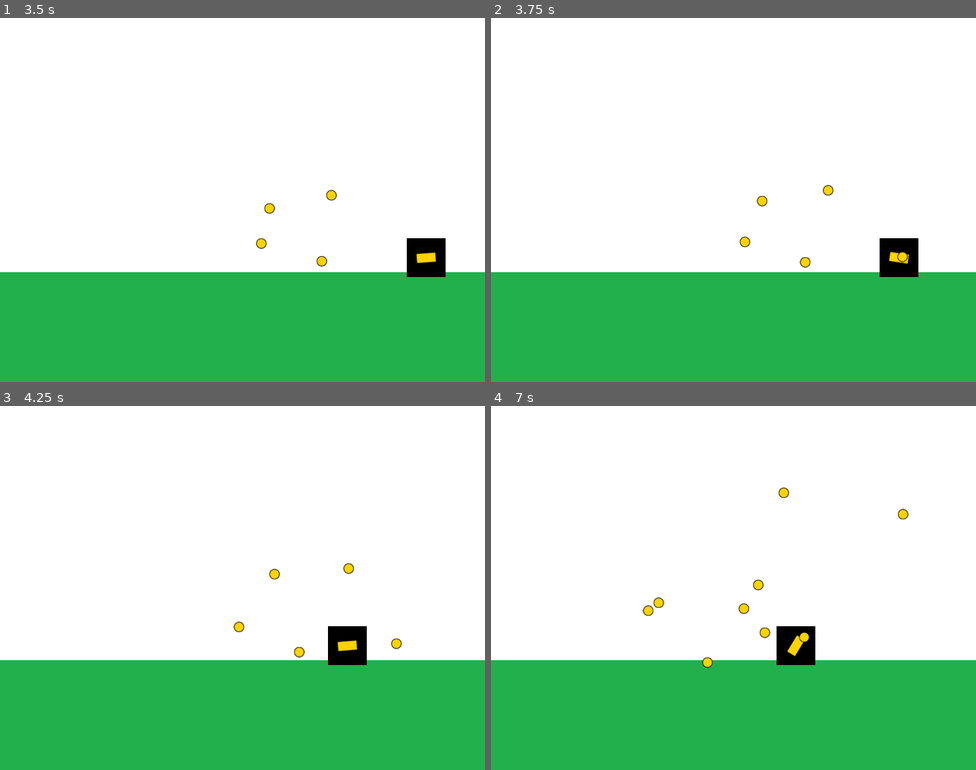
Above: before the commit, frames 1-4 (two rows, left to right).
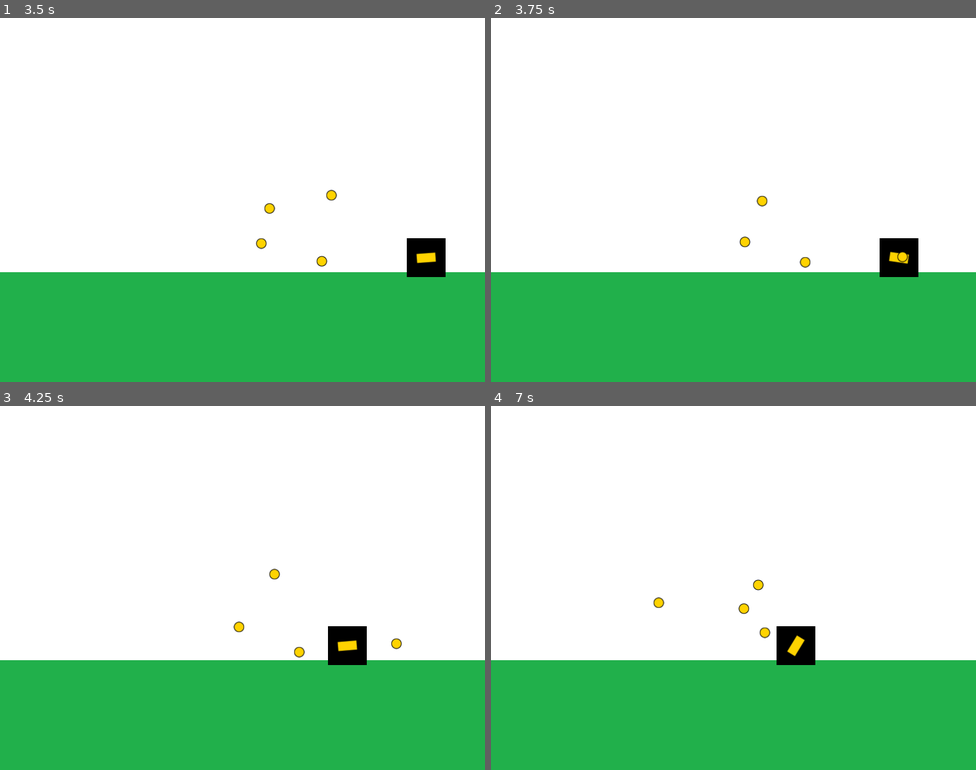
Above: after the commit, the same moments.

Repository: EnzoGalarza/entregas-idv-galarza-enzo
Game: Godot game, scene res://Main.tscn
The game is run twice, just before and just after one commit, with the same random seed, the same clock (stepped at 60 frames per second) and the same inputs.
Inputs (mouse positions are in pixels of both pictures, inside the frame that each line leads up to):
- Up to frame 1 (3.5 s): tap Enter at 0.5 s; move the mouse to (349, 181) at 0.52 s; hold D (move_right) 0.53-1.28 s; click (349, 181) at 0.6 s; move the mouse to (145, 218) at 1.27 s; hold A (move_left) 1.28-2.03 s; click (145, 218) at 1.35 s; move the mouse to (291, 119) at 2.02 s; hold D (move_right) from 2.03 s (still down); click (291, 119) at 2.1 s; move the mouse to (218, 272) at 2.77 s; click (218, 272) at 2.85 s
- Up to frame 2 (3.75 s): move the mouse to (879, 254) at 3.52 s; release D (move_right) at 3.53 s; hold A (move_left) from 3.53 s (still down); click (879, 254) at 3.6 s
- Up to frame 3 (4.25 s): keep holding A (move_left)
- Up to frame 4 (7 s): move the mouse to (588, 533) at 4.27 s; click (588, 533) at 4.35 s; move the mouse to (757, 588) at 5.02 s; click (757, 588) at 5.1 s; move the mouse to (660, 497) at 5.77 s; release A (move_left) at 5.78 s; hold D (move_right) from 5.78 s (still down); click (660, 497) at 5.85 s; move the mouse to (840, 569) at 6.52 s; click (840, 569) at 6.6 s

Frame 1 is identical in both runs. In frame 2, less than 0.1% of the frame differs, in the area x 68-71%, y 45-49%; in frame 3, less than 0.1%; in frame 4, 0.3%, in the area x 31-87%, y 22-72%.

Commit message:
Agrego timeout en el disparo del Cannon

Diff:
--- a/entrega-2-galarza-enzo/entities/AbstractProjectile.gd
+++ b/entrega-2-galarza-enzo/entities/AbstractProjectile.gd
@@ -1,5 +1,9 @@
 extends Sprite
 class_name Projectile
+
+signal delete_requested(projectile)
+
+export (float) var speed
 
 var direction:Vector2
 
@@ -9,7 +13,12 @@
 func set_starting_values(starting_position: Vector2, fire_direction : Vector2):
 	global_position = starting_position
 	self.direction = fire_direction
+	$Timer.start()
 	set_physics_process(true)
 
 func _physics_process(delta):
-	position += direction*50*delta
+	position += direction*speed*delta
+
+
+func _on_Timer_timeout():
+	emit_signal("delete_requested", self)
--- a/entrega-2-galarza-enzo/entities/AbstractProjectile.tscn
+++ b/entrega-2-galarza-enzo/entities/AbstractProjectile.tscn
@@ -4,3 +4,9 @@
 
 [node name="Projectile" type="Sprite"]
 script = ExtResource( 1 )
+speed = 50.0
+
+[node name="Timer" type="Timer" parent="."]
+one_shot = true
+
+[connection signal="timeout" from="Timer" to="." method="_on_Timer_timeout"]
--- a/entrega-2-galarza-enzo/entities/player/Cannon.gd
+++ b/entrega-2-galarza-enzo/entities/player/Cannon.gd
@@ -11,6 +11,11 @@
 	var real_fire_position = fire_position.global_position - global_position
 	projectile_container.add_child(projectile_instance)
 	projectile_instance.set_starting_values(fire_position.global_position,real_fire_position.normalized())
+	projectile_instance.connect("delete_requested", self, "_on_projectile_delete_requested")
 
 func set_container(container : Node):
 	projectile_container = container
+
+func _on_projectile_delete_requested(projectile):
+	projectile_container.remove_child(projectile)
+	projectile.queue_free()
--- a/entrega-2-galarza-enzo/entities/player/Projectile.tscn
+++ b/entrega-2-galarza-enzo/entities/player/Projectile.tscn
@@ -5,3 +5,6 @@
 
 [node name="Projectile" instance=ExtResource( 1 )]
 texture = ExtResource( 2 )
+
+[node name="Timer" parent="." index="0"]
+wait_time = 3.0
